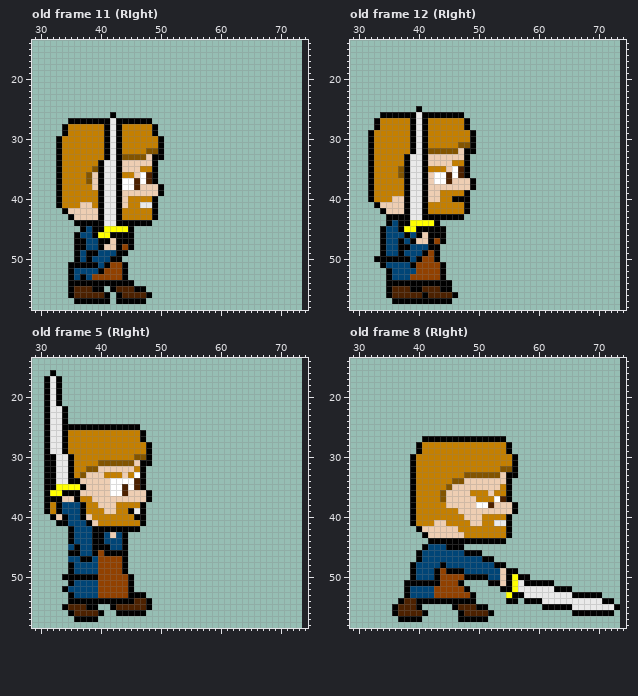
A pixel-art file gets an edit: assets/actor/larry/larry_sword_swing.aseprite. That is the earlier state.
64x64 pixels, 20 frames. Shown: old frame 11 (RIght): x 29..74, y 14..58; old frame 12 (RIght): x 29..74, y 14..58; old frame 5 (RIght): x 29..74, y 14..58; old frame 8 (RIght): x 29..74, y 14..58. The old version is drawn lined up with the new one, on the new canvas. The commit also changed other frames, which this record leaves out.
The result:
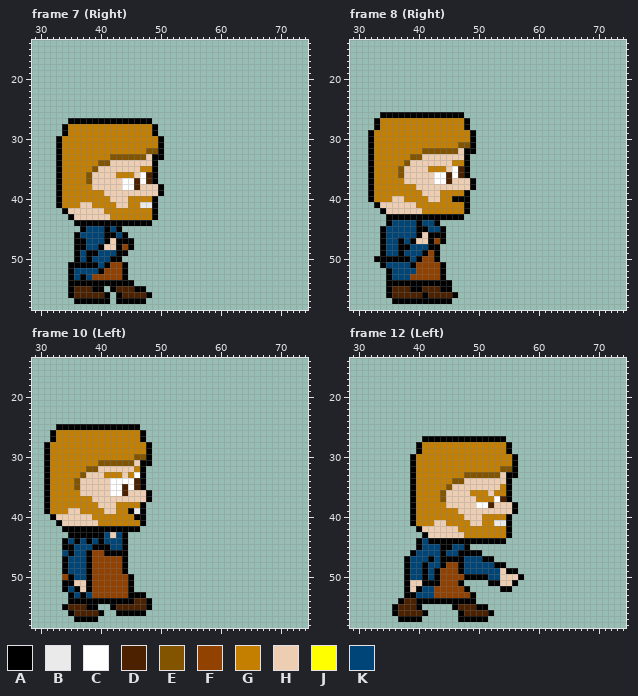
Palette (. is transparent): A #000000  B #eaeaea  C #ffffff  D #4c2100  E #825400  F #914100  G #c47f00  H #eeceb3  J #ffff00  K #004577
A new or re-ordered frame is compared with the old frame closest to it.
The edit:
canvas 64x64 -> 84x84, the old top-left corner now at 10,10
frames re-ordered
Frame 7 (Right) against old frame 11 (RIght):
y 26: x 42 A -> .
y 27: x 42 B -> A
y 28..32: x 41..43 ABA -> GGG
y 33: x 41..43 ABA -> GEE
y 34: x 40..43 ABBA -> EEHH
y 35: x 40..43 ABBA -> HHHH
y 36: x 40..43 ABBA -> HHHG
y 37..38: x 40..43 ABBA -> HHHH
y 39: x 40..43 ABBA -> GHHH
y 40: x 40..43 ABBA -> GGHH
y 41: x 40..43 ABBA -> GGGH
y 42: x 40..43 ABBA -> HGGG
y 43: x 40..43 ABBA -> HHGG
y 44: x 41..42 BB -> AA
y 45: x 39..45 AAJJJJA -> KKAKA..
y 46: x 39..41 AJJ -> KKA; x 43 A -> K; x 45 A -> .
y 47: x 40 A -> K
Frame 8 (Right) against old frame 12 (RIght):
y 25: x 40 A -> .
y 26: x 40 B -> A
y 27..31: x 39..41 ABA -> GGG
y 32: x 39..41 ABA -> GGE
y 33: x 38..41 ABBA -> GEEH
y 34: x 38..41 ABBA -> EHHH
y 35..37: x 38..41 ABBA -> HHHH
y 38: x 38..41 ABBA -> GGHH
y 39: x 38..41 ABBA -> GGGH
y 40: x 38..41 ABBA -> GGGG
y 41: x 38..41 ABBA -> HHGG
y 42: x 38..41 ABBA -> HHHG
y 43: x 39..40 BB -> AA
y 44: x 37..42 AAJJJJ -> KKKAKK
y 45: x 37..39 AJJ -> KKK; x 42..43 AA -> KK
y 46: x 38 A -> K
Frame 10 (Left) against old frame 5 (RIght):
y 16: x 32 A -> .
y 17..21: x 31..33 ABA -> ...
y 22..24: x 31..34 ABBA -> ....
y 25: x 31..33 ABB -> ..A
y 26..27: x 31..34 ABBA -> .AGG
y 28..29: x 32..34 BBA -> GGG
y 30..33: x 32..35 ABBA -> GGGG
y 34: x 32..36 ABBAA -> GGGGE
y 35: x 32..37 AJJJJA -> GGGGEH
y 36: x 32..36 JJAAA -> GGGGG
y 37: x 32..36 AAHHA -> GGGGG
y 38: x 33..37 AKKKA -> GGGGG
y 39: x 33..37 AKKKA -> GGHHG
y 40: x 34..37 AKKA -> HHHH
y 41: x 34..38 AKKKA -> HHHHH
y 42: x 34 . -> A; x 36..38 KKK -> AAA
y 43: x 36..38 KKK -> AAA
y 44: x 34..36 .AK -> AKA; x 38..39 KA -> AK
y 45: x 34..36 .KA -> AAK
y 46: x 34 . -> K; x 36 A -> K; x 38..39 KA -> AF
y 47: x 34 . -> A; x 37 A -> K; x 39 K -> F
y 48..49: x 34..35 .A -> AK; x 38..39 KK -> AF
y 50: x 34 A -> F; x 36..37 AA -> KK; x 39 A -> F
y 51: x 34 . -> A; x 36..39 KKKK -> HHAF
y 52: x 36..39 KKKK -> AHAF
y 53: x 37 K -> A; x 39 K -> F
Frame 12 (Left) against old frame 8 (RIght):
y 44: x 40..41 .. -> AK
y 45: x 40..41 .A -> AK; x 44 K -> A; x 46..48 AA. -> KKA
y 46: x 39..40 .A -> AK; x 44 K -> A; x 47 K -> A
y 47: x 38..40 ..A -> AKK; x 42 K -> A; x 44..47 KKKK -> AAAA
y 48: x 38..39 .A -> AK; x 41 K -> A; x 45..47 KKK -> FFA
y 49: x 38..39 .A -> AK; x 41 K -> A; x 45..46 AA -> FF
y 50: x 38..39 .A -> AK; x 41 K -> A; x 55..56 AJ -> HH; x 58 A -> .
y 51: x 39..40 AA -> HH; x 55..62 AJBAAAAA -> HA......
y 52: x 39..40 KK -> HA; x 56..65 JBBBBBBAAA -> ..........
y 53: x 39 K -> A; x 55..70 JAABBBBBBBBAAAAA -> ................
y 54: x 55..56 AA -> ..; x 58..72 AAABBBBBBBBBBAA -> ...............
y 55: x 61..73 AAAAABBBBBBBA -> .............
y 56: x 66..72 AAAAAAA -> .......
Boxes around the changes in both pictures, in picture pixels (x1, y1, x2, y2):
changed: (92, 112, 134, 244)
changed: (398, 106, 440, 238)
changed: (44, 370, 98, 598)
changed: (404, 538, 470, 598)
changed: (506, 574, 620, 616)
